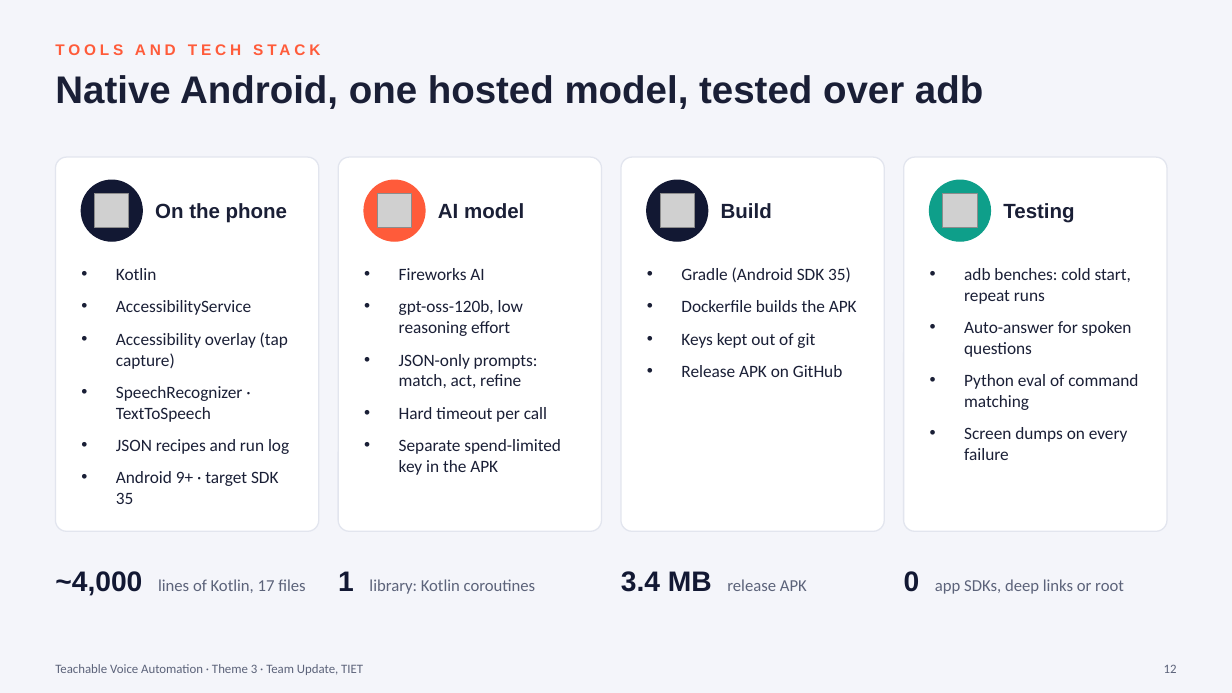
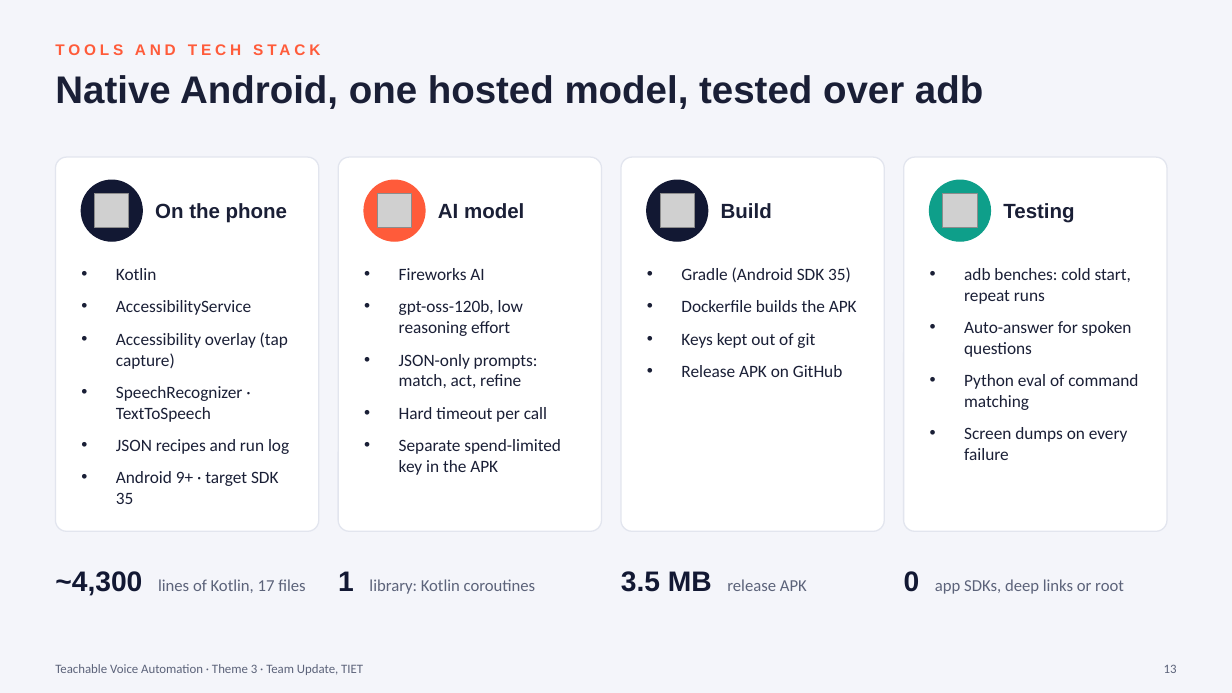
Before and after one commit to sgoel2be24-cyber/prism-teachable-voice, a slide deck: slide 13 of TIET_Update_Submission_ppt.pptx (slide 12 before the commit). Drawn at 1232x693 pixels with LibreOffice and Linux fonts; fonts in the diff are those of the drawing; grey boxes stand for pictures. Boxes give left, top, right and bottom in pixels: in the first picture for what was removed or moved away, otherwise in the second. Text is boxed around its words. In the diff, an @@ line names an element or a change of style, - is before the commit and + after.

```diff
--- a/TIET_Update_Submission_ppt.pptx
+++ b/TIET_Update_Submission_ppt.pptx
@@ text at (x1=55, y1=571, x2=305, y2=596): text changed @@
-~4,000 lines of Kotlin, 17 files
+~4,300 lines of Kotlin, 17 files
@@ text at (x1=621, y1=571, x2=807, y2=592): text changed @@
-3.4 MB release APK
+3.5 MB release APK
```
Also in this commit, not shown: 8 other slides changed, 1 slide added.
